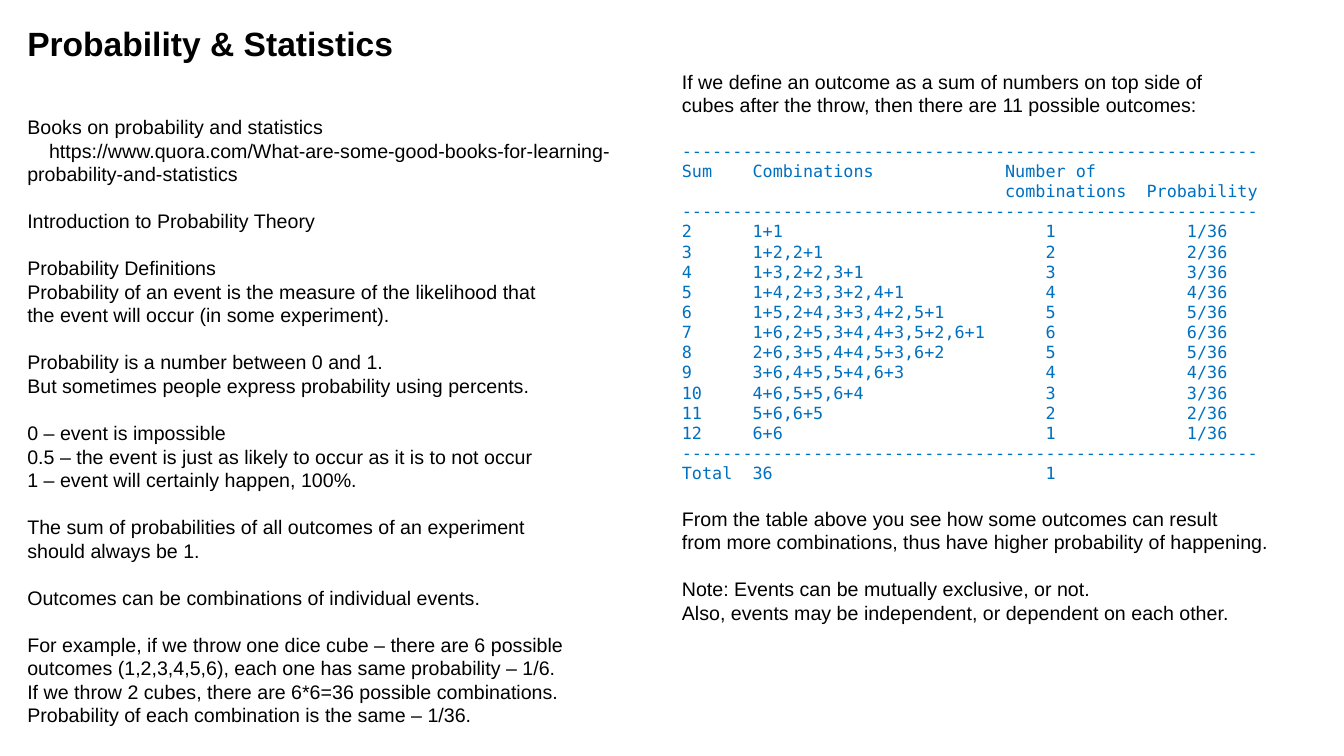
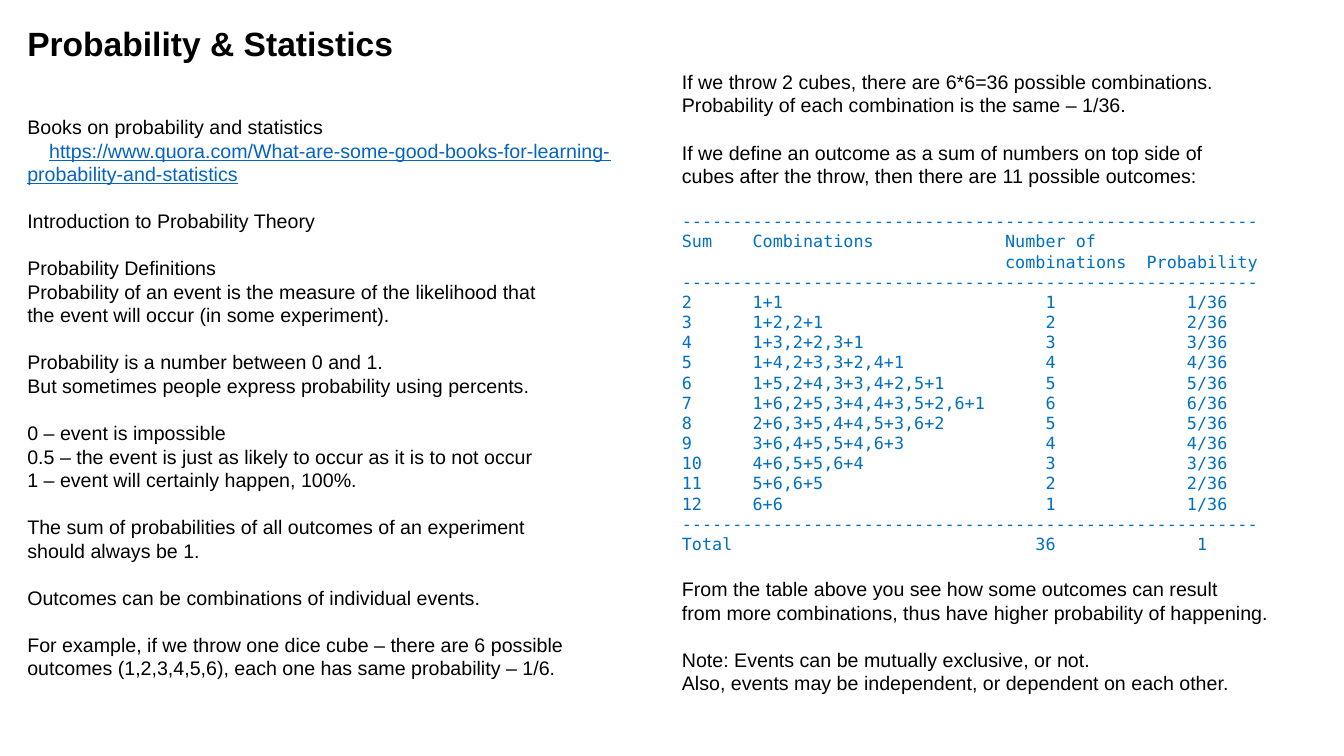
Before and after one commit to lselector/ml_ai_doc, a slide deck: slide 1 of statistics.pptx. Drawn at 1344x756 pixels with LibreOffice and Linux fonts; fonts in the diff are those of the drawing. Boxes give left, top, right and bottom in pixels: in the first picture for what was removed or moved away, otherwise in the second. Text is boxed around its words. In the diff, an @@ line names an element or a change of style, - is before the commit and + after.

Commit message:
updated statistics ppt and pdf

```diff
--- a/statistics.pptx
+++ b/statistics.pptx
@@ text at [682, 74, 1212, 116]: paragraphs added @@
+If we throw 2 cubes, there are 6*6=36 possible combinations.
+Probability of each combination is the same – 1/36.
@@ text at [27, 143, 610, 185]: text colour #000000 to #0563C1, underline on in "https://www.quora.com/What-are-some-good-books-for-learning- ..." @@
@@ text at [27, 684, 558, 726]: paragraphs removed @@
-If we throw 2 cubes, there are 6*6=36 possible combinations.
-Probability of each combination is the same – 1/36.
```
Also in this commit, not shown: 10 other slides changed, 2 slides added, 1 slide removed, 1 other file.
